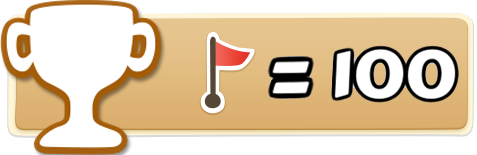
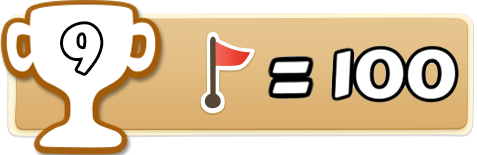
Before/after of a 477x155 layered artwork. What changed in the layer stack:
added layer "9" above "Cup icon 사본" over <box>63,24,101,73</box>
added layer "8" above "Coin magnet" over <box>64,21,100,66</box>
